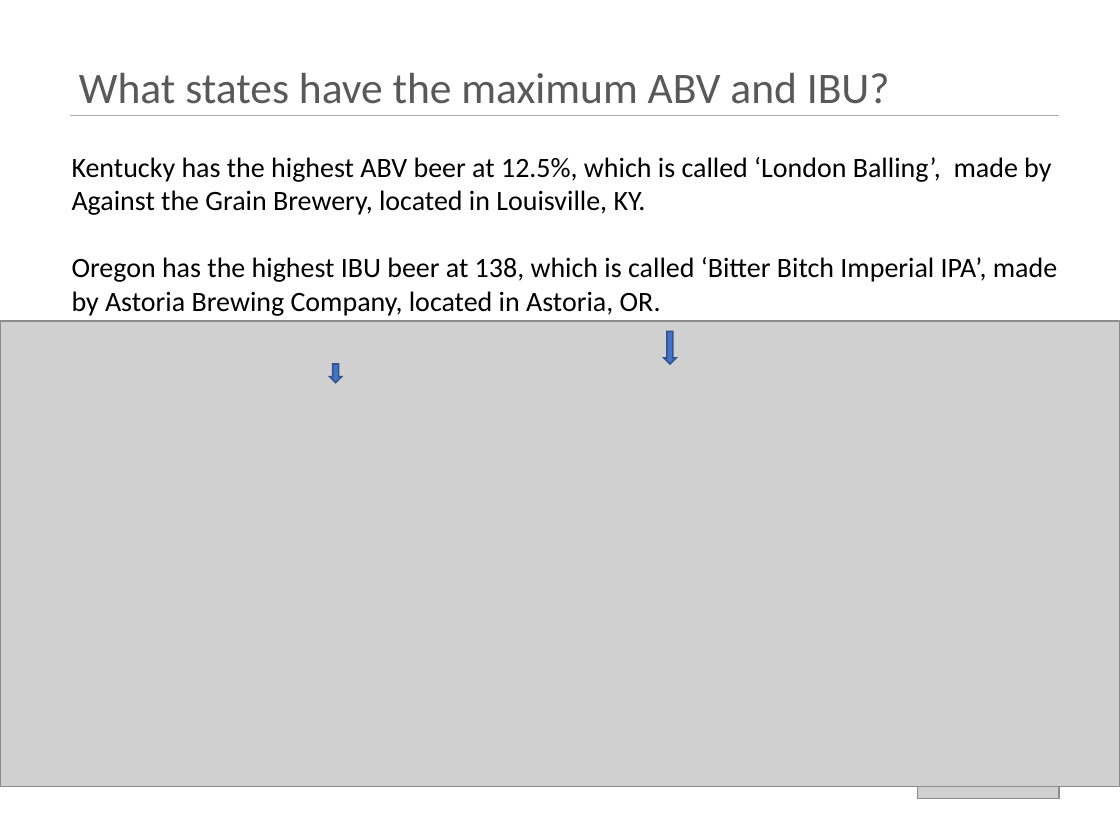
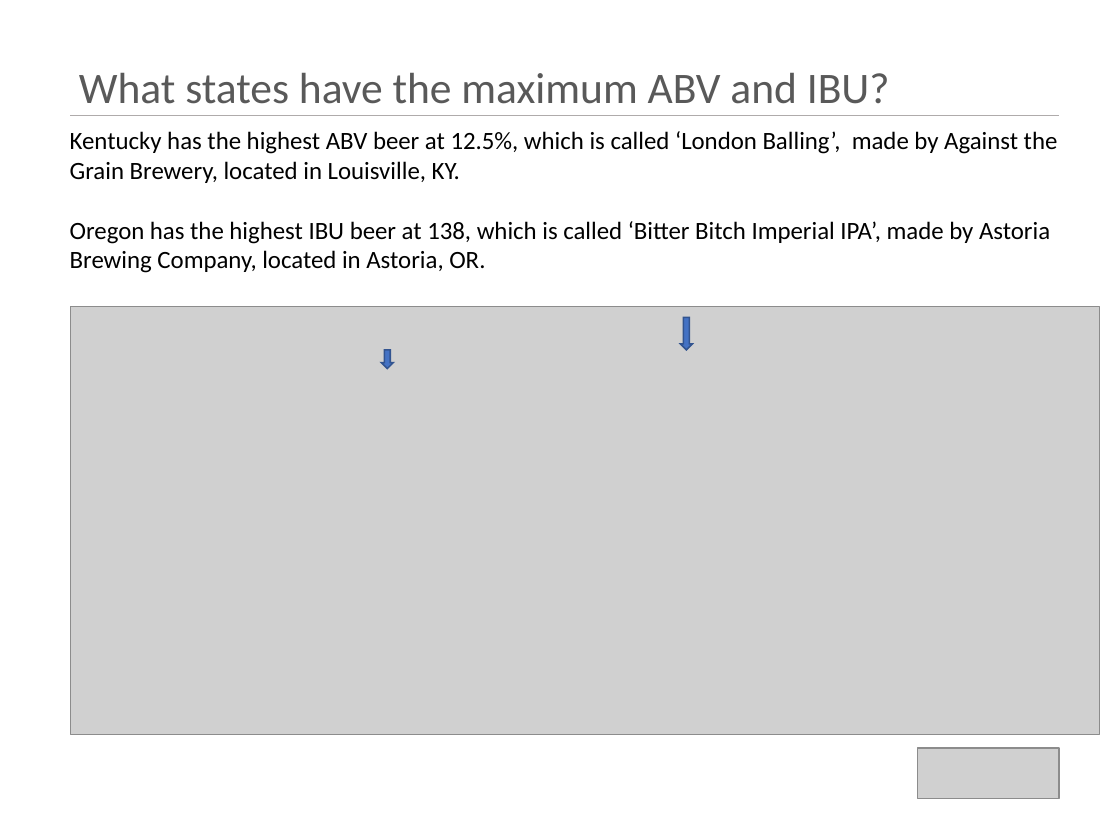
Before and after one commit to kristxh/6306-CaseStudy1-Beer, a slide deck: slide 6 of case_study_1_budweiser.pptx (slide 5 before the commit). Drawn at 1120x840 pixels with LibreOffice and Linux fonts; fonts in the diff are those of the drawing; grey boxes stand for pictures. Boxes give left, top, right and bottom in pixels: in the first picture for what was removed or moved away, otherwise in the second. Text is boxed around its words. In the diff, an @@ line names an element or a change of style, - is before the commit and + after.

```diff
--- a/case_study_1_budweiser.pptx
+++ b/case_study_1_budweiser.pptx
@@ text "Kentucky has the highest ABV ...": place and size @@
-text "Kentucky has the highest ABV ..." at <box>72,157,1057,316</box>
+text "Kentucky has the highest ABV ..." at <box>70,131,1058,273</box>
@@ text "Kentucky has the highest ABV ..." at <box>70,131,1058,273</box>: size 18 to 16 pt @@
@@ picture: place and size @@
-picture at <box>0,321,1120,786</box>
+picture at <box>71,307,1100,735</box>
@@ down arrow: place and size @@
-down arrow at <box>664,332,676,364</box>
+down arrow at <box>681,317,693,349</box>
@@ down arrow: place and size @@
-down arrow at <box>329,364,342,383</box>
+down arrow at <box>382,349,394,368</box>
```
Also in this commit, not shown: 9 other slides changed, 1 slide added, 2 other files.
